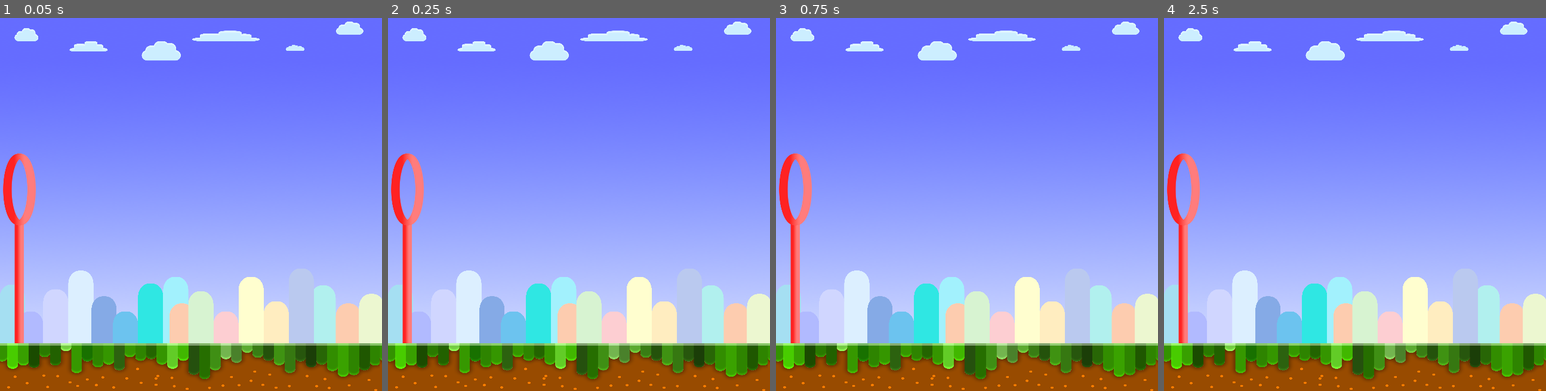
Above: before the commit, frames 1-4 (left to right).
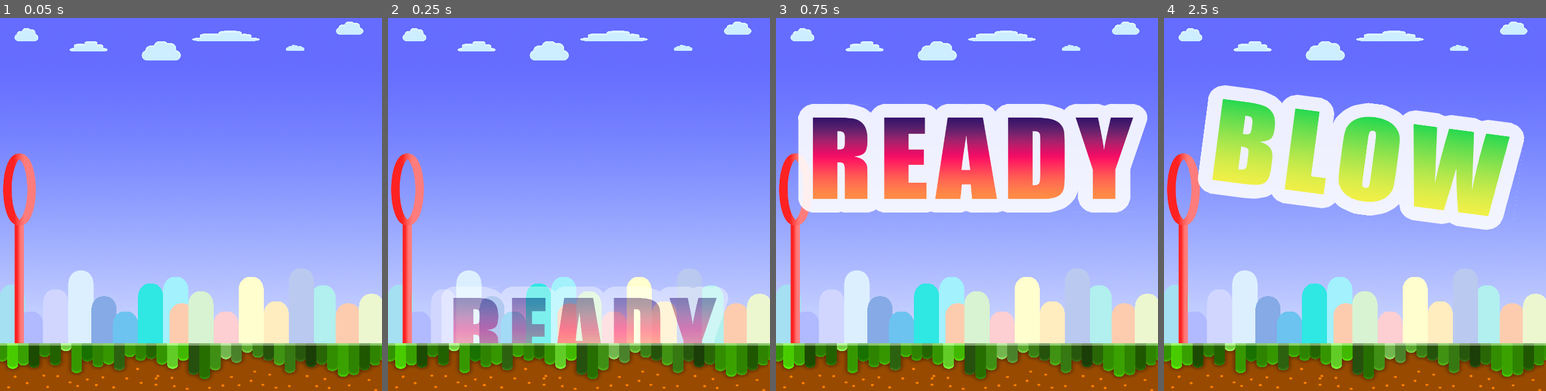
Above: after the commit, the same moments.

Repository: DewaldoDev/bubble
Game: Godot game, scene res://scenes/main.tscn
Same seed, same stepped clock (60 frames per second), same inputs: the game is played once before the commit and once after it. Sound files missing from this copy of the repository are replaced by a short silence.
Inputs:
- Up to frame 1 (0.05 s): no input
- Up to frame 2 (0.25 s): no input
- Up to frame 3 (0.75 s): tap Enter at 0.5 s
- Up to frame 4 (2.5 s): no input

Frame 1 is identical in both runs. In frame 2, 8.7% of the frame differs, in the area x 15-90%, y 72-88%; in frame 3, 25%, in the area x 5-98%, y 23-53%; in frame 4, 23%.

Commit message:
jam build

Diff:
--- a/scenes/main.gd
+++ b/scenes/main.gd
@@ -22,9 +22,12 @@
 var pipeGap : int = 200
 var scrollSpeed : float = 2
 
+var animFinished : bool = false
+
 
 # Called when the node enters the scene tree for the first time.
 func _ready() -> void:
+	$IntroText/IntroAnimation.play("intro_animation")
 	screen_size = get_window().size
 	newGame()
 
@@ -50,7 +53,6 @@
 func _process(delta: float) -> void:
 
 
-
 	var db_level = AudioServer.get_bus_peak_volume_left_db(AudioServer.get_bus_index("Capture"), 0)
 	audio_changed.emit(db_level)
 	if gameRun:
@@ -61,7 +63,10 @@
 		for pipe in pipes:
 			pipe.position.x -= scrollSpeed
 	else:
-		if startWaiting:
+		if startWaiting && !$IntroText/IntroAnimation.is_playing():
+			if(!animFinished):
+				$IntroText/IntroAnimation.play("RESET")
+				animFinished=true
 			if db_level > soundThresh || Input.is_anything_pressed():
 				$bubble.scale += scaleAdd
 				if($bubble.scale.x >= 1):
--- a/scenes/main.tscn
+++ b/scenes/main.tscn
@@ -19,6 +19,7 @@
 [ext_resource type="Texture2D" uid="uid://1k1a222lyx1w" path="res://Assets/set.png" id="17_7iorw"]
 [ext_resource type="AudioStream" uid="uid://1kf71dqar3pp" path="res://addons/audioFiles/obsticle complete (2).mp3" id="18_uo26a"]
 [ext_resource type="AudioStream" uid="uid://yf47lqh5cgc4" path="res://addons/audioFiles/pop sound.mp3" id="19_fr5et"]
+[ext_resource type="AudioStream" uid="uid://ctlks18sok7nt" path="res://addons/audioFiles/bubble inflation.mp3" id="20_72oa4"]
 
 [sub_resource type="CircleShape2D" id="CircleShape2D_yw3j2"]
 radius = 45.0
@@ -336,13 +337,13 @@
 scale = Vector2(0.404387, 0.377246)
 sprite_frames = SubResource("SpriteFrames_oal52")
 animation = &"ready"
+frame_progress = 0.20237
 
 [node name="IntroAnimation" type="AnimationPlayer" parent="IntroText"]
+unique_name_in_owner = true
 libraries = {
 "": SubResource("AnimationLibrary_wpea4")
 }
-
-[node name="blowSFX" type="AudioStreamPlayer2D" parent="."]
 
 [node name="scoreSFX" type="AudioStreamPlayer" parent="."]
 stream = ExtResource("18_uo26a")
@@ -353,5 +354,9 @@
 volume_db = 1.253
 pitch_scale = 1.04
 
+[node name="blowSFX" type="AudioStreamPlayer" parent="."]
+stream = ExtResource("20_72oa4")
+volume_db = 1.253
+
 [connection signal="audio_changed" from="." to="bubble" method="_on_main_audio_changed"]
 [connection signal="timeout" from="Timer" to="." method="_on_timer_timeout"]
Binary file added: Assets/bubbleuptitle.webp
Not shown, added: Assets/bubbleuptitle.webp.import
Not shown, added: export/index.apple-touch-icon.png.import
Not shown, added: export/index.icon.png.import
Not shown, added: export/index.png.import
Not shown, changed: export_presets.cfg
Not shown: 1 places in scenes/main.tscn that only renumber resources
Not shown, added: export/index.apple-touch-icon.png
Not shown, added: export/index.audio.worklet.js
Not shown, added: export/index.html
Not shown, added: export/index.icon.png
Not shown, added: export/index.js
(and 4 more such lines)
